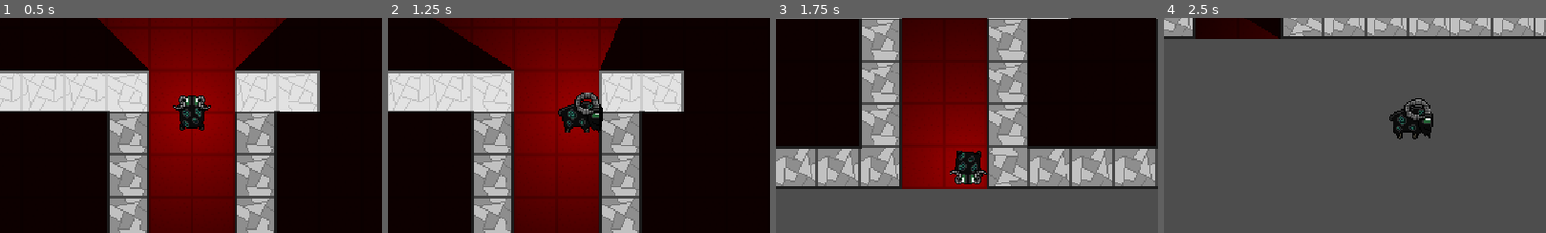
Above: before the commit, frames 1-4 (left to right).
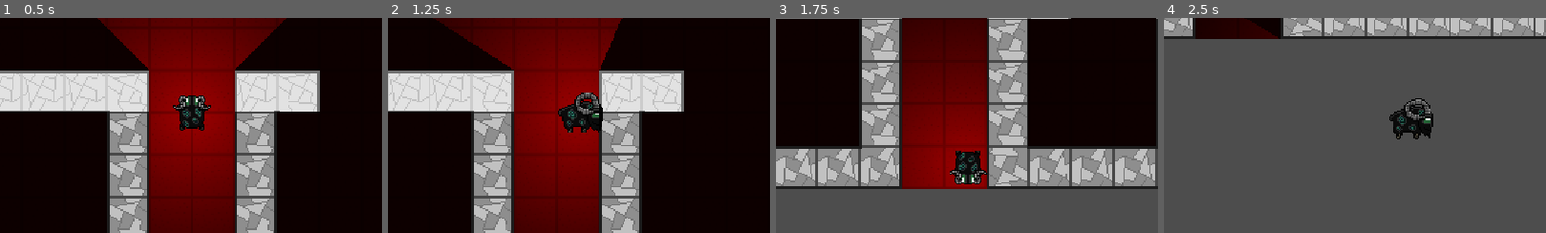
Above: after the commit, the same moments.

Repository: Jagdoggo/Godot-Wild-Jam-Game
Game: Godot game, scene res://castle.tscn
The game is run twice, just before and just after one commit, with the same random seed, the same clock (stepped at 60 frames per second) and the same inputs.
Inputs:
- Up to frame 1 (0.5 s): no input
- Up to frame 2 (1.25 s): tap Enter at 0.5 s; hold D (Right) from 0.53 s (still down)
- Up to frame 3 (1.75 s): release D (Right) at 1.28 s; hold S (Down) from 1.28 s (still down)
- Up to frame 4 (2.5 s): release S (Down) at 2.03 s; hold D (Right) from 2.03 s (still down)
The pictures show only the part of the screen within x 25-75%, y 28-78%; the shares and areas given below are measured in that part.

Frame 1 is identical in both runs. In frame 2, less than 0.1% of the frame differs, in the area x 46-53%, y 51-54%; in frame 3, less than 0.1%; in frame 4, less than 0.1%.

Commit message:
Animation Speed changes
YOU?! ARE?! WEIRD?!

Diff:
--- a/player.gd
+++ b/player.gd
@@ -18,10 +18,9 @@
 	elif input == Vector2.ZERO:
 		sprite.stop()
 	velocity = input * speed
+	sprite.speed_scale = int((velocity.x + velocity.y) / 80)
 	if inputC == 1:
-		get_child(1).speed_scale = 2
 		speed = 400
 	else:
-		get_child(1).speed_scale = 1
 		speed = 250
 	move_and_slide()
--- a/project.godot
+++ b/project.godot
@@ -56,14 +56,14 @@
 }
 CHARGE!!={
 "deadzone": 0.2,
-"events": [Object(InputEventKey,"resource_local_to_scene":fa …(140 unchanged characters)… d":false,"keycode":0,"physical_keycode":88,"key_label":0,"unicode":120,"location":0,"echo":false,"script":null)
+"events": [Object(InputEventKey,"resource_local_to_scene":fa …(140 unchanged characters)… d":false,"keycode":0,"physical_keycode":90,"key_label":0,"unicode":122,"location":0,"echo":false,"script":null)
 , Object(InputEventKey,"resource_local_to_scene":false,"resource_name":"","device":-1,"window_id":0,"alt_pressed":false …(186 unchanged characters)…
 , Object(InputEventJoypadButton,"resource_local_to_scene":false,"resource_name":"","device":-1,"button_index":2,"pressure":0.0,"pressed":true,"script":null)
 ]
 }
 Action={
 "deadzone": 0.2,
-"events": [Object(InputEventKey,"resource_local_to_scene":fa …(140 unchanged characters)… d":false,"keycode":0,"physical_keycode":90,"key_label":0,"unicode":122,"location":0,"echo":false,"script":null)
+"events": [Object(InputEventKey,"resource_local_to_scene":fa …(140 unchanged characters)… d":false,"keycode":0,"physical_keycode":88,"key_label":0,"unicode":120,"location":0,"echo":false,"script":null)
 , Object(InputEventKey,"resource_local_to_scene":false,"resource_name":"","device":-1,"window_id":0,"alt_pressed":false …(186 unchanged characters)…
 , Object(InputEventJoypadButton,"resource_local_to_scene":false,"resource_name":"","device":-1,"button_index":0,"pressure":0.0,"pressed":true,"script":null)
 ]
